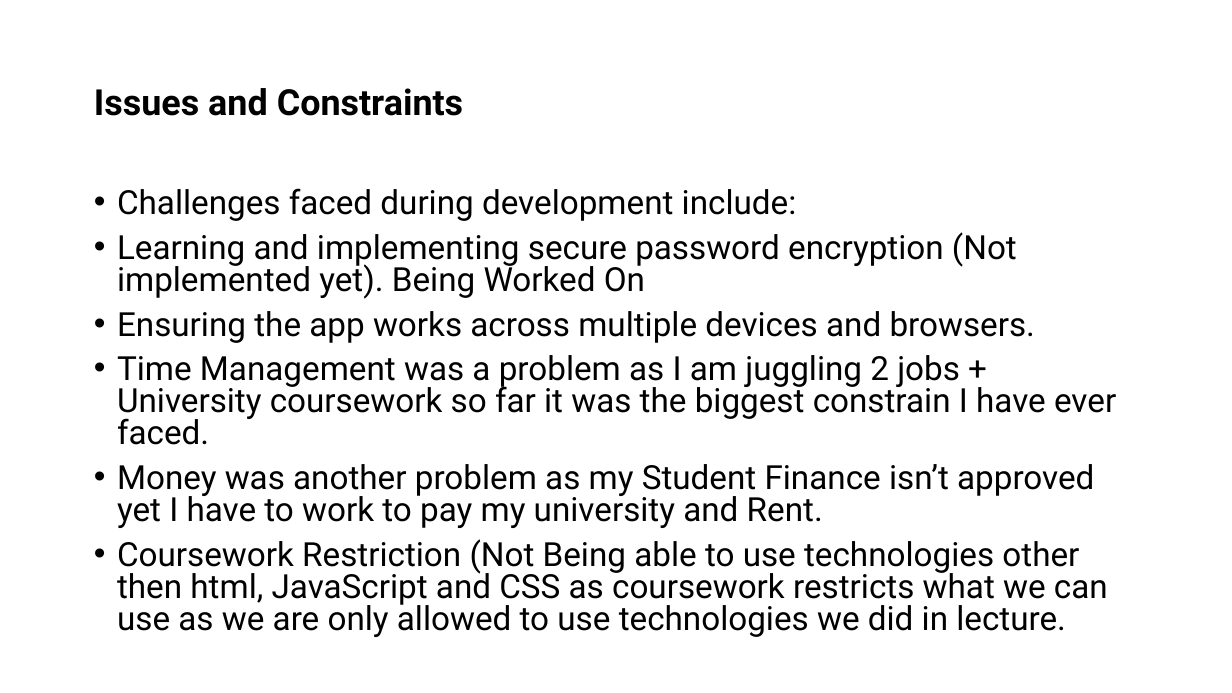
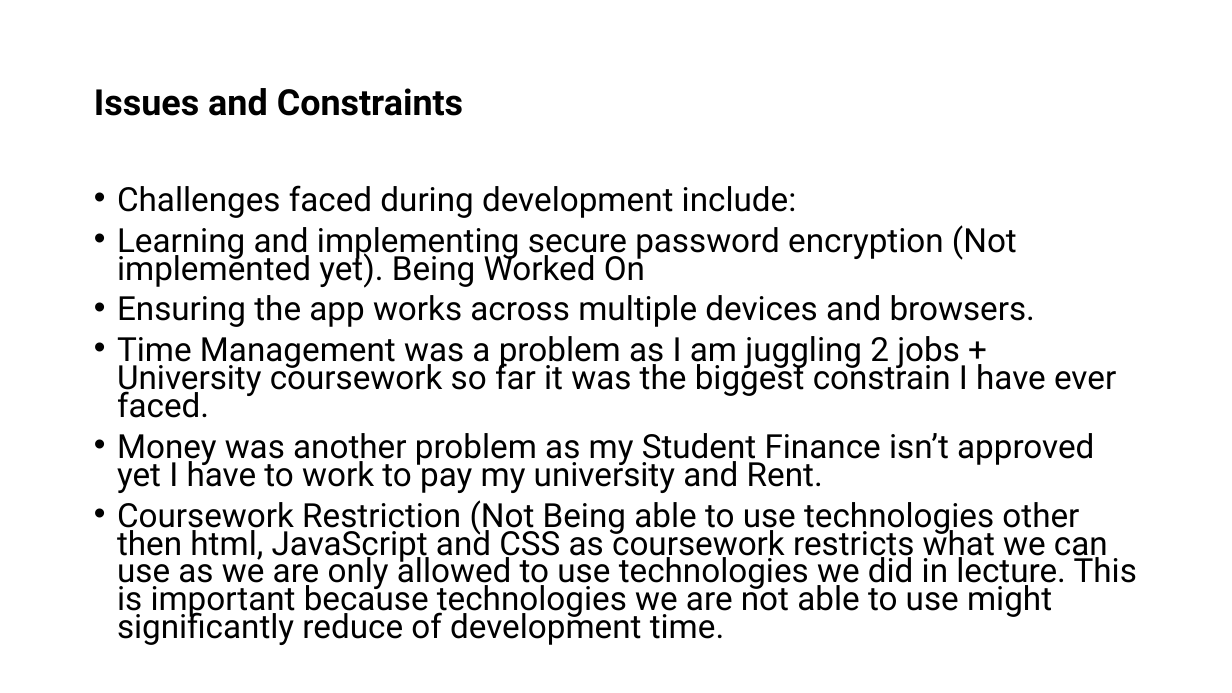
Before and after one commit to OkyanusAlbas/COMP1004SPA, a slide deck: slide 12 of Documents/Presentation1.pptx (slide 14 before the commit). Drawn at 1232x693 pixels with LibreOffice and Linux fonts; fonts in the diff are those of the drawing. Boxes give left, top, right and bottom in pixels: in the first picture for what was removed or moved away, otherwise in the second. Text is boxed around its words. In the diff, an @@ line names an element or a change of style, - is before the commit and + after.

```diff
--- a/Documents/Presentation1.pptx
+++ b/Documents/Presentation1.pptx
@@ text at (117, 185, 1116, 493): line spacing 0.8 to 0.7 @@
@@ text at (117, 500, 1137, 645): text changed @@
-• Coursework Restriction (Not Being able to use technologies other then html, JavaScript and CSS as coursework restricts what we can use as we are only allowed to use technologies we did in lecture.
+• Coursework Restriction (Not Being able to use technologies other then html, JavaScript and CSS as coursework restricts what we can use as we are only allowed to use technologies we did in lecture. This is important because technologies we are not able to use might significantly reduce of development time.
```
Also in this commit, not shown: 5 other slides changed, 3 slides added, 5 slides removed, 10 other files.
